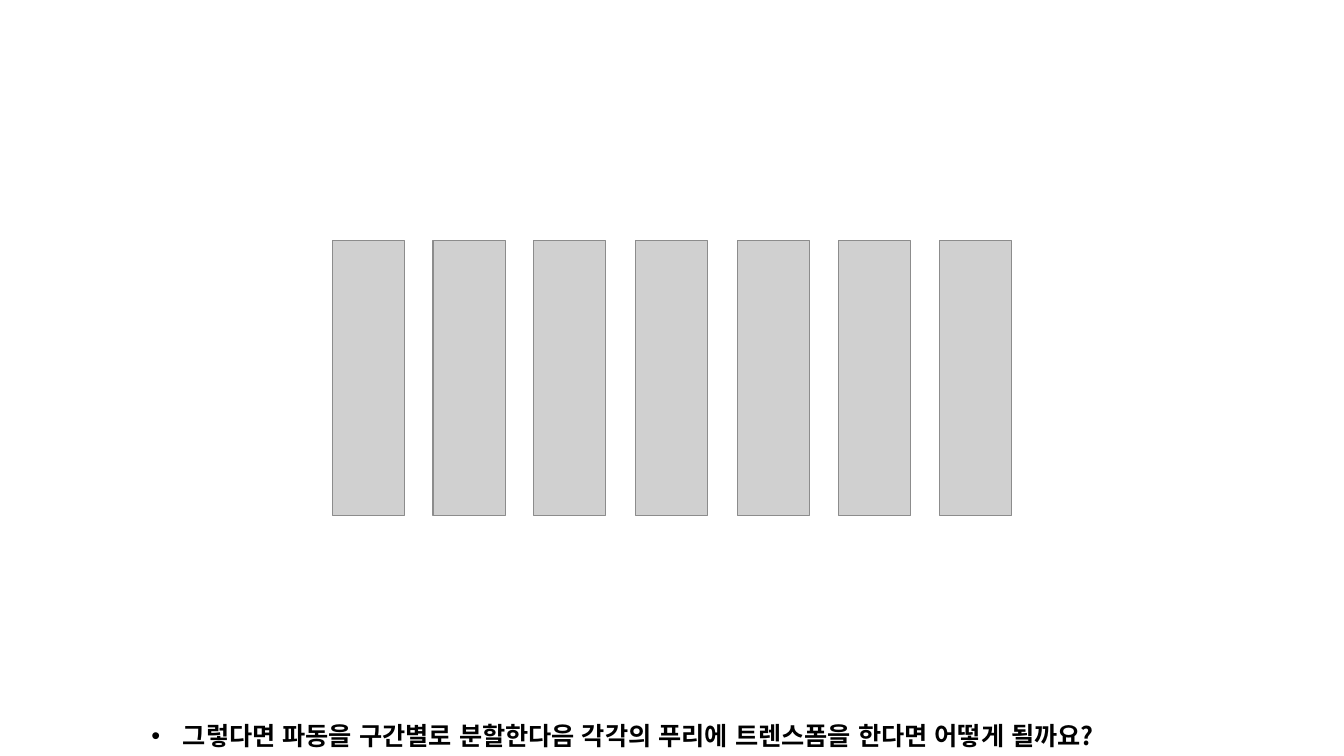
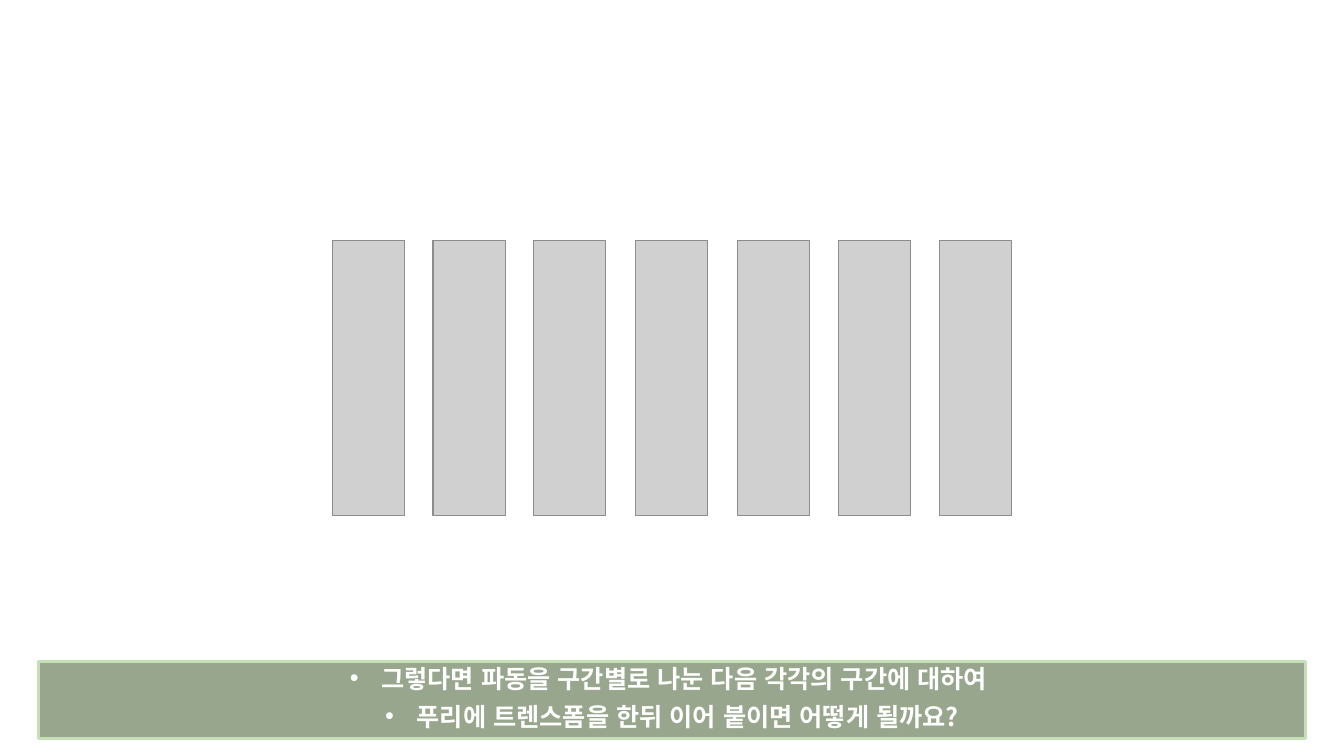
Before and after one commit to kookmin-sw/2018-cap1-14, a slide deck: slide 18 of doc/reports/캡스톤 1차 발표 자료.pptx (slide 16 before the commit). Drawn at 1344x756 pixels with LibreOffice and Linux fonts; fonts in the diff are those of the drawing; grey boxes stand for pictures. Boxes give left, top, right and bottom in pixels: in the first picture for what was removed or moved away, otherwise in the second. Text is boxed around its words. In the diff, an @@ line names an element or a change of style, - is before the commit and + after.

```diff
--- a/doc/reports/캡스톤 1차 발표 자료.pptx
+++ b/doc/reports/캡스톤 1차 발표 자료.pptx
@@ rectangle "그렇다면 파동을 구간별로 나눈 다음 ...": place and size @@
-rectangle "그렇다면 파동을 구간별로 나눈 다음 ..." at [183, 723, 1094, 748]
+rectangle "그렇다면 파동을 구간별로 나눈 다음 ..." at [38, 661, 1306, 739]
@@ rectangle "그렇다면 파동을 구간별로 나눈 다음 ..." at [38, 661, 1306, 739]: vertical alignment top to middle; fill none to #385723 at 52% opacity; outline none to #C5E0B4 2 pt @@
@@ text in rectangle at [381, 662, 988, 728]: text changed; text colour #000000 to #FFFFFF @@
-• 그렇다면 파동을 구간별로 분할한다음 각각의 푸리에 트렌스폼을 한다면 어떻게 될까요?
+• 그렇다면 파동을 구간별로 나눈 다음 각각의 구간에 대하여
+• 푸리에 트렌스폼을 한뒤 이어 붙이면 어떻게 될까요?
```
Also in this commit, not shown: 17 other slides changed, 5 slides added, 2 slides removed, 6 other files.
